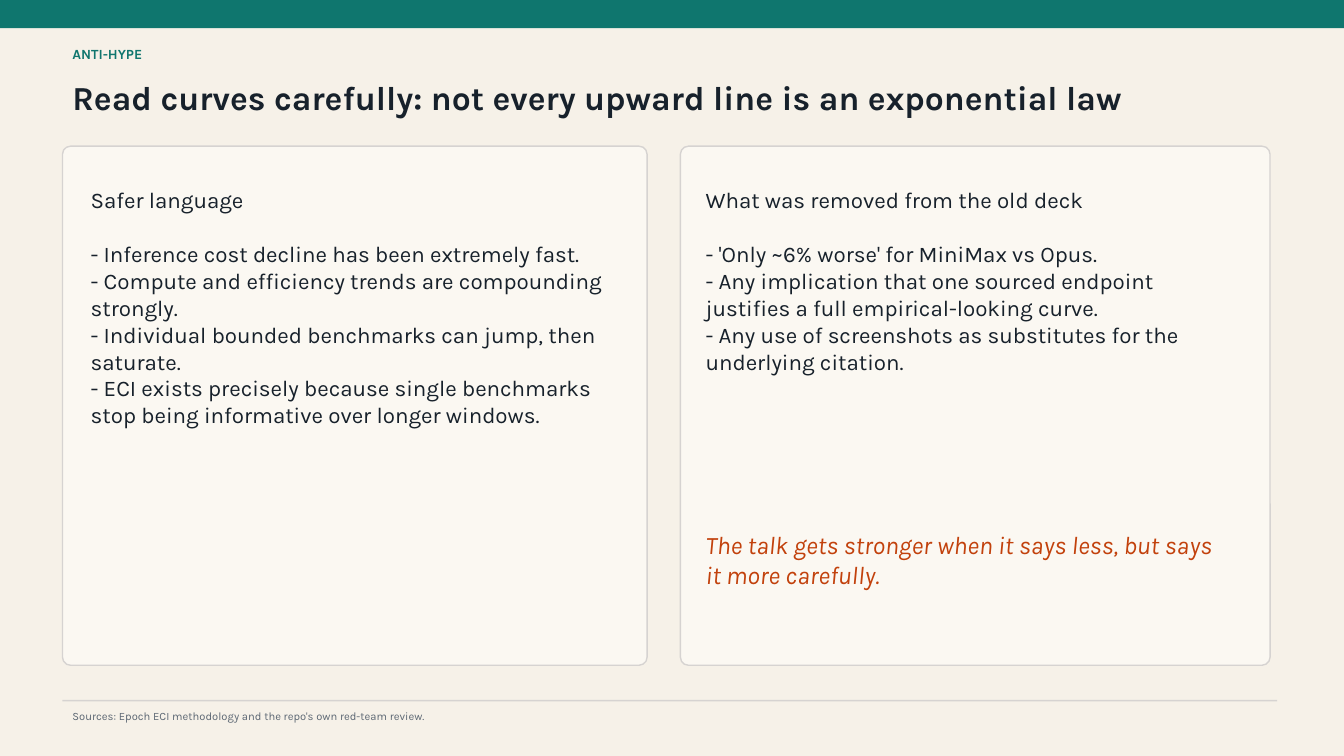
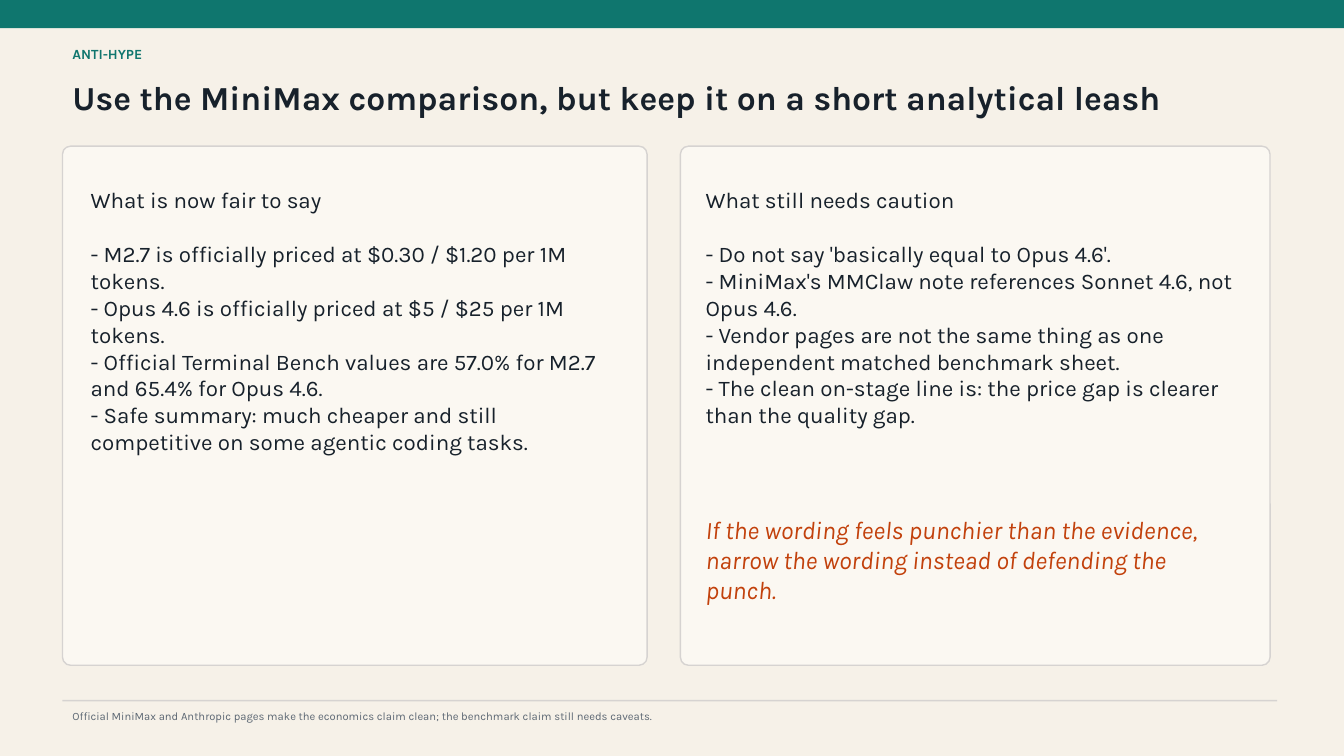
Before and after one commit to lennertvhoy/moltbook-session, a slide deck: slide 7 of Moltbook.pptx. Drawn at 1344x756 pixels with LibreOffice and Linux fonts; fonts in the diff are those of the drawing. Boxes give left, top, right and bottom in pixels: in the first picture for what was removed or moved away, otherwise in the second. Text is boxed around its words. In the diff, an @@ line names an element or a change of style, - is before the commit and + after.

Commit message:
Finalize deck QA and MiniMax framing

```diff
--- a/Moltbook.pptx
+++ b/Moltbook.pptx
@@ text at [72, 86, 1160, 119]: text changed @@
-Read curves carefully: not every upward line is an exponential law
+Use the MiniMax comparison, but keep it on a short analytical leash
@@ text at [91, 192, 595, 456]: text changed @@
-Safer language
-- Inference cost decline has been extremely fast.
-- Compute and efficiency trends are compounding strongly.
-- Individual bounded benchmarks can jump, then saturate.
-- ECI exists precisely because single benchmarks stop being informative over longer windows.
+What is now fair to say
+- M2.7 is officially priced at $0.30 / $1.20 per 1M tokens.
+- Opus 4.6 is officially priced at $5 / $25 per 1M tokens.
+- Official Terminal Bench values are 57.0% for M2.7 and 65.4% for Opus 4.6.
+- Safe summary: much cheaper and still competitive on some agentic coding tasks.
@@ text at [706, 192, 1232, 429]: text changed @@
-What was removed from the old deck
-- 'Only ~6% worse' for MiniMax vs Opus.
-- Any implication that one sourced endpoint justifies a full empirical-looking curve.
-- Any use of screenshots as substitutes for the underlying citation.
+What still needs caution
+- Do not say 'basically equal to Opus 4.6'.
+- MiniMax's MMClaw note references Sonnet 4.6, not Opus 4.6.
+- Vendor pages are not the same thing as one independent matched benchmark sheet.
+- The clean on-stage line is: the price gap is clearer than the quality gap.
@@ text at [706, 521, 1198, 605]: text changed @@
-The talk gets stronger when it says less, but says it more carefully.
+If the wording feels punchier than the evidence, narrow the wording instead of defending the punch.
@@ text at [72, 712, 652, 723]: text changed @@
-Sources: Epoch ECI methodology and the repo's own red-team review.
+Official MiniMax and Anthropic pages make the economics claim clean; the benchmark claim still needs caveats.
```
Also in this commit, not shown: 3 other slides changed, 1 slide added, 1 slide removed, 23 other files.
